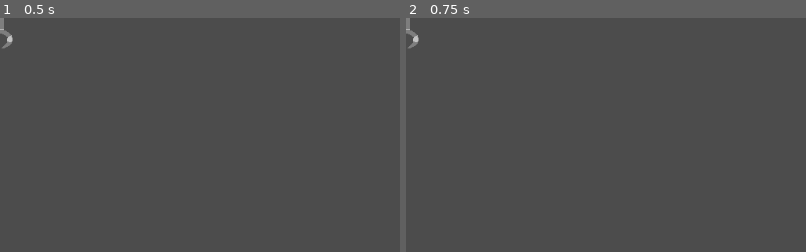
Above: before the commit, frames 1-2 (left to right).
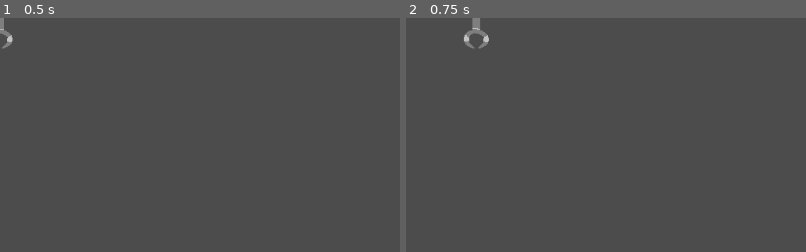
Above: after the commit, the same moments.

Repository: TinSlim/Block-Fall-of-Death
Game: Godot game, scene res://scenes/nivel.tscn
Same seed, same stepped clock (60 frames per second), same inputs: the game is played once before the commit and once after it. Before the commit the project has no main scene; this scene is started directly in both runs.
Inputs:
- Up to frame 1 (0.5 s): no input
- Up to frame 2 (0.75 s): tap Enter at 0.5 s; hold D (move_claw_right, bound only after the commit) from 0.53 s (still down)
The pictures show only the part of the screen within x 0-50%, y 0-50%; the shares and areas given below are measured in that part.

Frame 1 is identical in both runs. In frame 2, 0.5% of the frame differs, in the area x 0-21%, y 0-13%.

Commit message:
Movimiento Garra

Diff:
--- a/project.godot
+++ b/project.godot
@@ -11,11 +11,25 @@
 [application]
 
 config/name="Block Fall of Death"
+run/main_scene="res://scenes/nivel.tscn"
 config/icon="res://icon.png"
 
 [gui]
 
 common/drop_mouse_on_gui_input_disabled=true
+
+[input]
+
+move_claw_left={
+"deadzone": 0.5,
+"events": [ Object(InputEventKey,"resource_local_to_scene":false,"resource_name":"","device":0,"alt":false,"shift":false,"control":false,"meta":false,"command":false,"pressed":false,"scancode":0,"physical_scancode":65,"unicode":0,"echo":false,"script":null)
+ ]
+}
+move_claw_right={
+"deadzone": 0.5,
+"events": [ Object(InputEventKey,"resource_local_to_scene":false,"resource_name":"","device":0,"alt":false,"shift":false,"control":false,"meta":false,"command":false,"pressed":false,"scancode":0,"physical_scancode":68,"unicode":0,"echo":false,"script":null)
+ ]
+}
 
 [physics]
 
--- a/test.tscn
+++ /dev/null
@@ -1,12 +0,0 @@
-[gd_scene load_steps=2 format=2]
-
-[ext_resource path="res://icon.png" type="Texture" id=1]
-
-[node name="Icon" type="Sprite"]
-position = Vector2( 221, 192 )
-scale = Vector2( 6.07812, 4.53906 )
-texture = ExtResource( 1 )
-
-[node name="Icon" type="Sprite" parent="."]
-position = Vector2( 73.5425, 21.8107 )
-texture = ExtResource( 1 )
